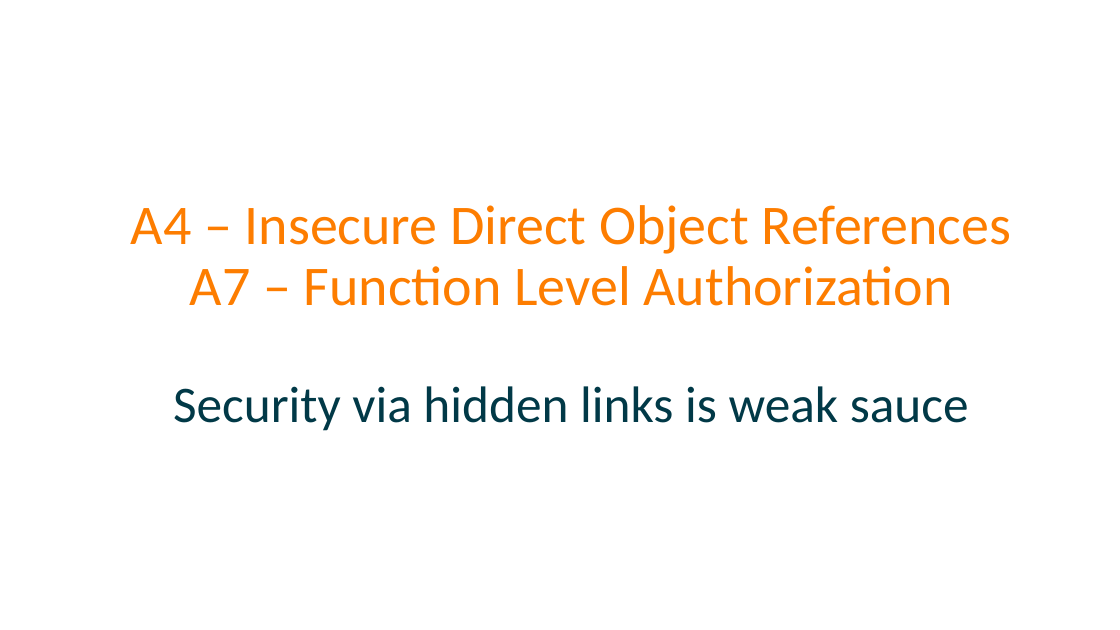
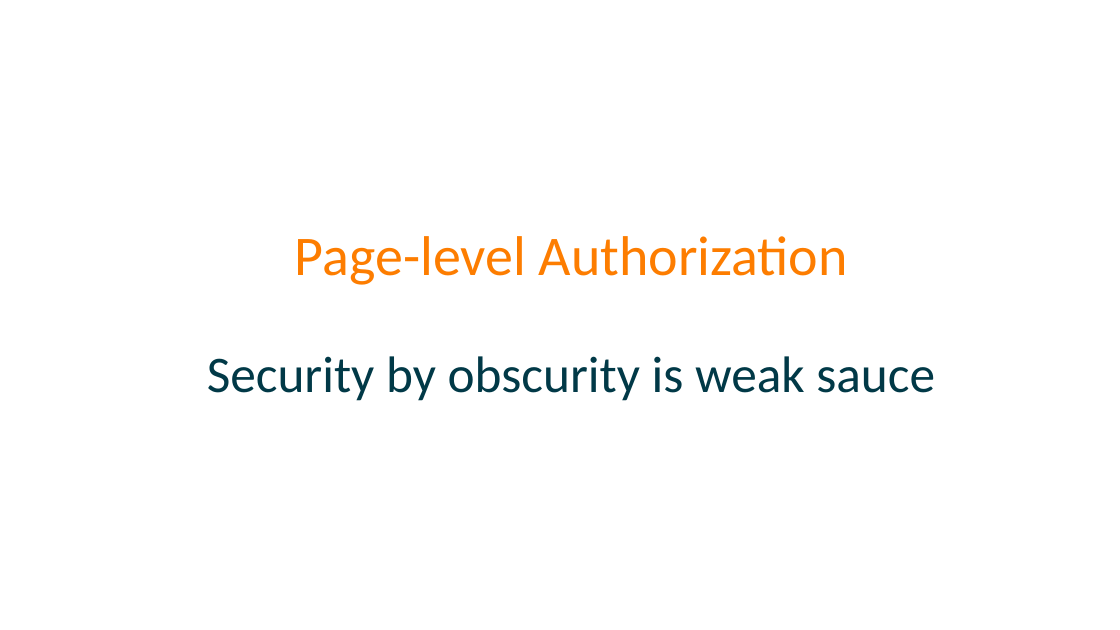
Before and after one commit to spetryjohnson/Talk---Dont-Write-Secure-Code-Design-Secure-Systems, a slide deck: slide 46 of Secure Systems - CodeMash 2017.pptx (slide 35 before the commit). Drawn at 1120x630 pixels with LibreOffice and Linux fonts; fonts in the diff are those of the drawing. Boxes give left, top, right and bottom in pixels: in the first picture for what was removed or moved away, otherwise in the second. Text is boxed around its words. In the diff, an @@ line names an element or a change of style, - is before the commit and + after.

```diff
--- a/Secure Systems - CodeMash 2017.pptx
+++ b/Secure Systems - CodeMash 2017.pptx
@@ title at (207, 236, 935, 401): text changed; size 48 to 44 pt; text colour #FD7D00 to #013947 @@
-A4 – Insecure Direct Object References
-A7 – Function Level Authorization
-Security via hidden links is weak sauce
+Page-level Authorization
+Security by obscurity is weak sauce
```
Also in this commit, not shown: 8 other slides changed, 8 slides added, 4 slides removed, 1 other file.
